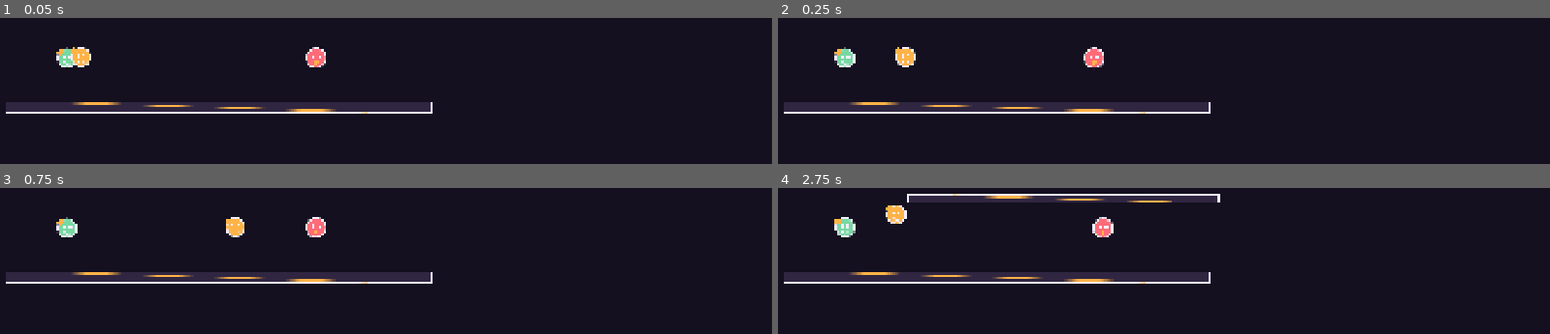
Above: before the commit, frames 1-4 (two rows, left to right).
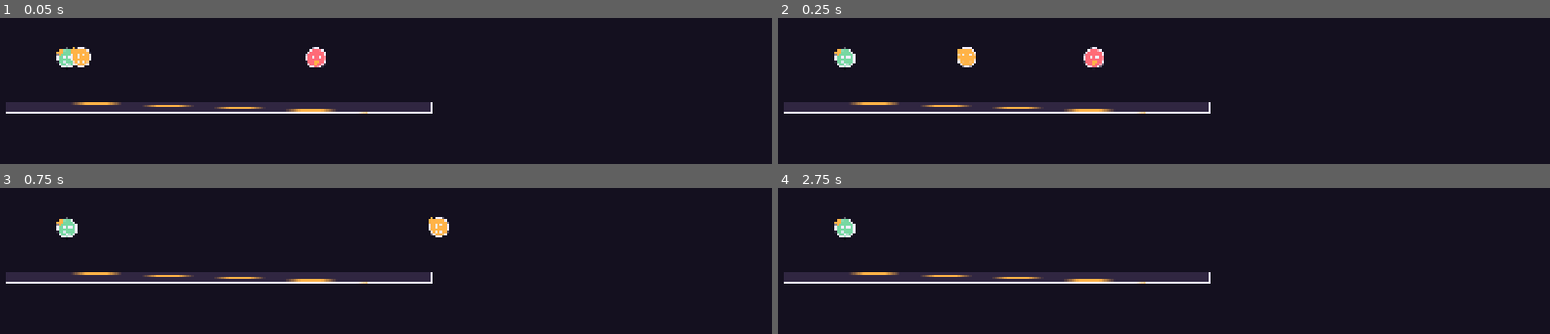
Above: after the commit, the same moments.

Repository: ramlakhanmadheshiya/single-shot
Game: Godot game, scene res://tests/gameplay_flow.tscn
The game is run twice, just before and just after one commit, with the same random seed, the same clock (stepped at 60 frames per second) and the same inputs. This scene is started directly instead of the project's main scene.
Inputs (mouse positions are in pixels of both pictures, inside the frame that each line leads up to):
- Up to frame 1 (0.05 s): no input
- Up to frame 2 (0.25 s): no input
- Up to frame 3 (0.75 s): tap Enter at 0.5 s; drag from (216, 195) to (463, 215) at 0.52 s
- Up to frame 4 (2.75 s): drag from (outside the picture) to (1094, 227) at 1.27 s; move the mouse to (932, 246) at 2.02 s; hold Left from 2.03 s (still down); tap Space (fire) at 2.1 s; click (932, 246) at 2.17 s

Frame 1 is identical in both runs. In frame 2, 0.6% of the frame differs, in the area x 15-26%, y 19-34%; in frame 3, 0.9%; in frame 4, 3.1%, in the area x 7-58%, y 3-34%.

Commit message:
Fix shot lifetime and aim guide collisions

Diff:
--- a/game/core/level_runtime.gd
+++ b/game/core/level_runtime.gd
@@ -18,6 +18,7 @@
 var crates: Array[RigidBody2D] = []
 var ghouls: Array[Area2D] = []
 var ghoul_sprites: Array[Node2D] = []
+var aim_cast: ShapeCast2D
 var shots_used: int = 0
 var shot_limit: int = 3
 var par_three: int = 1
@@ -90,6 +91,14 @@
 	crates.clear()
 	ghouls.clear()
 	ghoul_sprites.clear()
+	aim_cast = ShapeCast2D.new()
+	aim_cast.name = "AimCast"
+	aim_cast.collide_with_bodies = true
+	aim_cast.collide_with_areas = true
+	var guide_shape: CircleShape2D = CircleShape2D.new()
+	guide_shape.radius = tuning.shot_radius
+	aim_cast.shape = guide_shape
+	world.add_child(aim_cast)
 	world.position = Vector2.ZERO
 	_world_size = size
 	var floor_y: float = size.y * tuning.floor_height
@@ -209,28 +218,28 @@
 func _draw_aim_path(direction: Vector2, dots: int, tint: Color) -> void:
 	if direction.length_squared() < 0.001:
 		return
-	var start: Vector2 = hazel.position + Vector2(25, 0)
+	var start: Vector2 = hazel.position + direction.normalized() * tuning.shot_spawn_offset
 	var direction_n: Vector2 = direction.normalized()
-	var distance: float = minf(size.x * 0.68, tuning.shot_speed * 0.85)
-	var hit: Dictionary = _ray_hit(start, start + direction_n * distance)
-	var first_end: Vector2 = hit.get("position", start + direction_n * distance)
+	var distance: float = size.x * 1.5
+	aim_cast.collision_mask = 1
+	if not projectiles.is_empty() and is_instance_valid(projectiles[0]):
+		aim_cast.collision_mask = projectiles[0].collision_mask
+	aim_cast.position = start
+	aim_cast.target_position = direction_n * distance
+	aim_cast.force_shapecast_update()
+	var hit: bool = aim_cast.is_colliding()
+	var first_end: Vector2 = start + direction_n * distance
+	if hit:
+		first_end = start + direction_n * distance * aim_cast.get_closest_collision_safe_fraction()
 	_draw_dots(start, first_end, dots, tint)
-	if not hit.is_empty():
-		var normal: Vector2 = hit.get("normal", Vector2.ZERO)
+	if hit:
+		var normal: Vector2 = aim_cast.get_collision_normal(0)
 		var bounce_dir: Vector2 = direction_n.bounce(normal)
 		_draw_dots(first_end, first_end + bounce_dir * minf(distance * 0.55, size.x * 0.4), dots / 2, Color(tint, tint.a * 0.72))
 
 func _draw_dots(from: Vector2, to: Vector2, count: int, tint: Color) -> void:
 	for index in maxi(2, count):
 		draw_circle(from.lerp(to, float(index) / float(maxi(2, count))), 3.1 if index % 2 == 0 else 2.0, tint)
-
-func _ray_hit(from: Vector2, to: Vector2) -> Dictionary:
-	var query: PhysicsRayQueryParameters2D = PhysicsRayQueryParameters2D.create(world.to_global(from), world.to_global(to))
-	for ghoul in ghouls:
-		if is_instance_valid(ghoul): query.exclude.append(ghoul.get_rid())
-	for crate in crates:
-		if is_instance_valid(crate): query.exclude.append(crate.get_rid())
-	return get_world_2d().direct_space_state.intersect_ray(query)
 
 func _gui_input(event: InputEvent) -> void:
 	if state != "aiming" or hazel == null:
@@ -320,6 +329,8 @@
 	var body: RigidBody2D = RigidBody2D.new()
 	body.name = "Shot"
 	body.continuous_cd = RigidBody2D.CCD_MODE_CAST_RAY
+	body.collision_layer = 1
+	body.collision_mask = 1
 	body.contact_monitor = true
 	body.max_contacts_reported = tuning.shot_max_contacts
 	body.gravity_scale = tuning.shot_gravity_scale * tuning.gravity / tuning.default_gravity
@@ -391,7 +402,7 @@
 	if state != "shot_flying" and state != "settling":
 		return
 	shot_age += delta
-	if shot_age >= tuning.last_shot_wait:
+	if shot_age >= tuning.shot_lifetime:
 		for projectile in projectiles:
 			if is_instance_valid(projectile): projectile.queue_free()
 		projectiles.clear()
@@ -405,8 +416,11 @@
 		for ghoul in ghouls.duplicate():
 			if is_instance_valid(ghoul) and projectile.position.distance_to(ghoul.position) <= tuning.ghoul_radius + tuning.shot_radius + tuning.ghoul_hit_padding:
 				_kill_ghoul(ghoul)
-		var margin: float = tuning.shot_offscreen_margin
-		if shot_age >= tuning.shot_lifetime or projectile.position.x < -margin or projectile.position.x > size.x + margin or projectile.position.y > size.y + margin or projectile.position.y < -margin or projectile.linear_velocity.length() < tuning.shot_stop_speed and shot_age > tuning.shot_min_motion_time:
+		var slow_enough: bool = projectile.linear_velocity.length() < tuning.shot_stop_speed
+		var slow_time: float = float(projectile.get_meta("slow_time", 0.0))
+		slow_time = slow_time + delta if slow_enough else 0.0
+		projectile.set_meta("slow_time", slow_time)
+		if shot_age >= tuning.shot_lifetime or slow_time >= 1.0:
 			projectile.queue_free()
 			projectiles.erase(projectile)
 		else:
@@ -418,7 +432,7 @@
 		state = "settling"
 		settle_age += delta
 		state_changed.emit(state)
-		if settle_age >= tuning.settle_time or shot_age >= tuning.last_shot_wait and shots_used >= shot_limit:
+		if settle_age >= tuning.settle_time or shot_age >= tuning.shot_lifetime and shots_used >= shot_limit:
 			_finish_shot()
 	elif shot_age >= tuning.shot_lifetime:
 		_finish_shot()
@@ -490,10 +504,17 @@
 	var result := PackedVector2Array()
 	if hazel == null: return result
 	var dir: Vector2 = _solution_vector()
-	var start: Vector2 = hazel.position + dir * 26
-	var distance: float = size.x * 0.74
-	var hit: Dictionary = _ray_hit(start, start + dir * distance)
-	var end: Vector2 = hit.get("position", start + dir * distance)
+	var start: Vector2 = hazel.position + dir * tuning.shot_spawn_offset
+	var distance: float = size.x * 1.5
+	aim_cast.collision_mask = 1
+	if not projectiles.is_empty() and is_instance_valid(projectiles[0]):
+		aim_cast.collision_mask = projectiles[0].collision_mask
+	aim_cast.position = start
+	aim_cast.target_position = dir * distance
+	aim_cast.force_shapecast_update()
+	var hit: bool = aim_cast.is_colliding()
+	var end: Vector2 = start + dir * distance
+	if hit: end = start + dir * distance * aim_cast.get_closest_collision_safe_fraction()
 	result.append(start); result.append(end)
-	if not hit.is_empty(): result.append(end + dir.bounce(hit.get("normal", Vector2.UP)) * distance * 0.44)
+	if hit: result.append(end + dir.bounce(aim_cast.get_collision_normal(0)) * distance * 0.44)
 	return result
--- a/game/core/physics_tuning.tres
+++ b/game/core/physics_tuning.tres
@@ -6,17 +6,17 @@
 script = ExtResource("1")
 gravity = 980.0
 default_gravity = 980.0
-shot_speed = 820.0
+shot_speed = 1900.0
 bounce = 0.78
 shot_gravity_scale = 0.0
-shot_lifetime = 6.0
-max_drag_power = 460.0
+shot_lifetime = 8.0
+max_drag_power = 700.0
 shot_radius = 11.0
 ghoul_radius = 23.0
 crate_edge = 44.0
 shot_linear_damp = 0.12
 shot_angular_damp = 1.0
-shot_stop_speed = 42.0
+shot_stop_speed = 8.0
 crate_stop_speed = 18.0
 settle_time = 0.45
 last_shot_wait = 5.0
